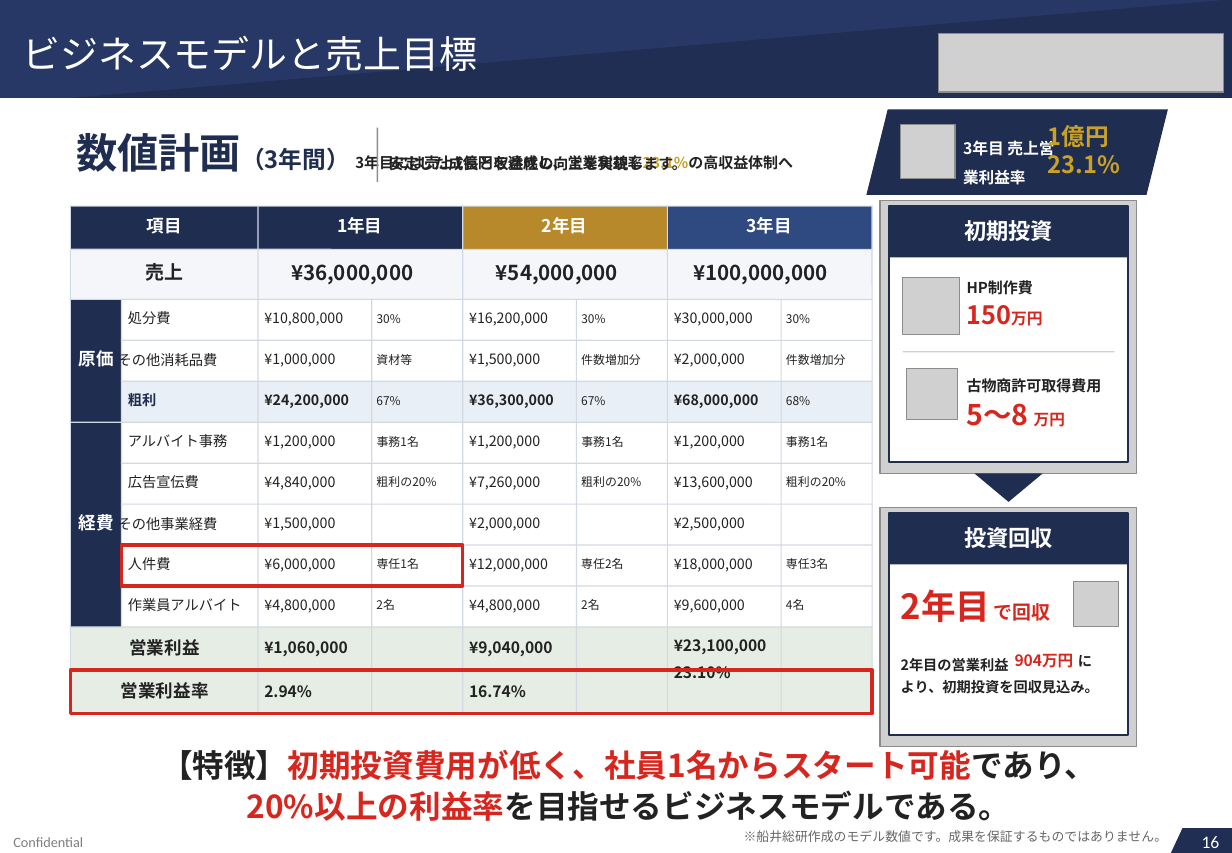
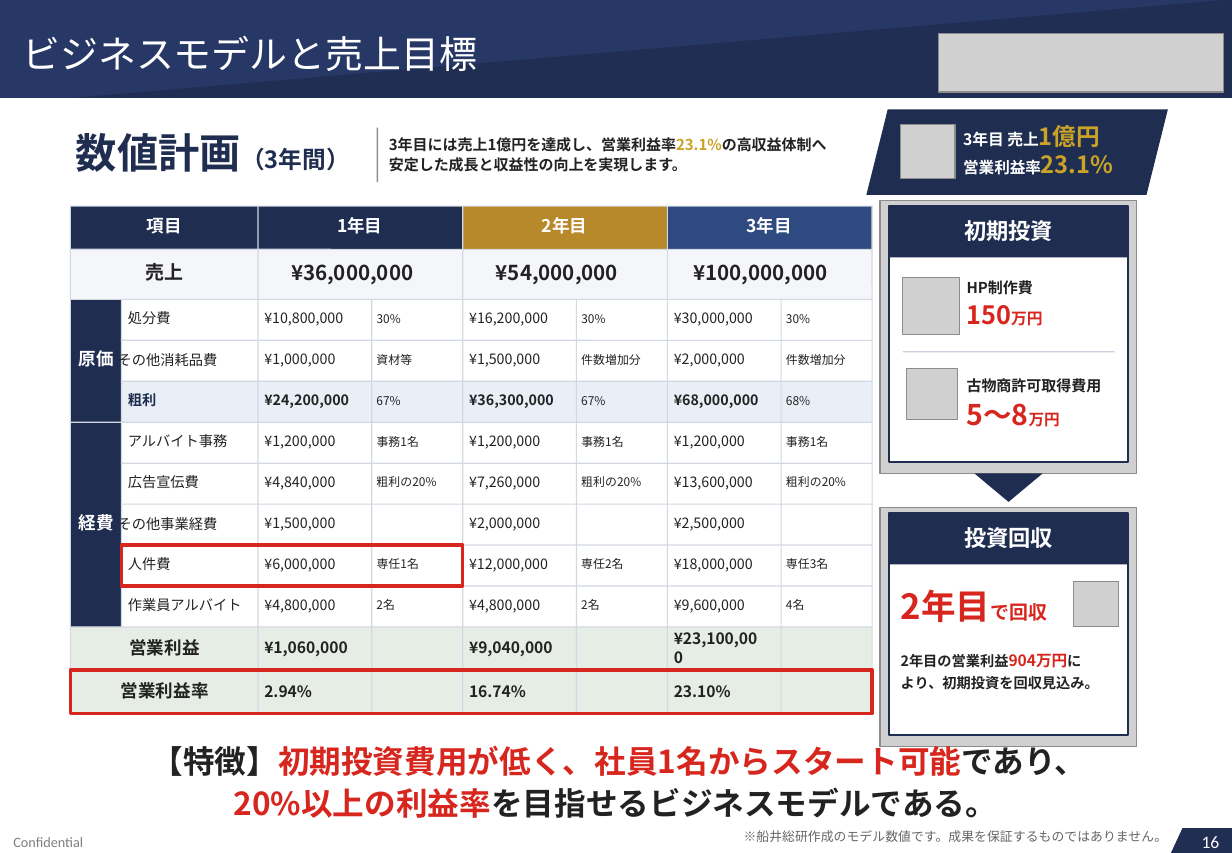
Before and after one commit to soshiro-iki-sys/-, a slide deck: slide 16 of proposals/REVIVAL_LINK様_ご提案書.pptx. Drawn at 1232x853 pixels with LibreOffice and Linux fonts; fonts in the diff are those of the drawing; grey boxes stand for pictures. Boxes give left, top, right and bottom in pixels: in the first picture for what was removed or moved away, otherwise in the second. Text is boxed around its words. In the diff, an @@ line names an element or a change of style, - is before the commit and + after.

```diff
--- a/proposals/REVIVAL_LINK様_ご提案書.pptx
+++ b/proposals/REVIVAL_LINK様_ご提案書.pptx
@@ text at [76, 133, 350, 172]: text changed; size 9.5 to 15 pt; text colour #222222 to #1F2D50 @@
-数値計画（3年間） 3年目には売上1億円を達成し、営業利益率23.1%の高収益体制へ
+数値計画（3年間）
@@ text at [389, 137, 827, 172]: text changed @@
-安定した成長と収益性の向上を実現します。
+3年目には売上1億円を達成し、営業利益率23.1%の高収益体制へ
+安定した成長と収益性の向上を実現します。
@@ text at [963, 125, 1113, 175]: text changed; size 10 to 15 pt @@
-3年目 売上営業利益率
+3年目 売上1億円
+営業利益率23.1%
@@ text removed at [1048, 125, 1120, 174] @@
-1億円
-23.1%
@@ text at [967, 403, 1029, 426]: text changed @@
-5～8
+5～8万円
@@ text removed at [1034, 412, 1065, 427] @@
-万円
@@ text at [901, 589, 991, 622]: text changed @@
-2年目
+2年目で回収
@@ text removed at [993, 603, 1050, 621] @@
-で回収
@@ text at [674, 632, 757, 663]: text changed @@
-¥23,100,000
-23.10%
+¥23,100,00
+0
@@ text at [901, 658, 1009, 672]: paragraph removed @@
-2年目の営業利益
@@ text at [1015, 653, 1074, 668]: text changed; size 9.9 to 9 pt; text colour #D7261E to #222222 @@
-904万円
+2年目の営業利益904万円に
@@ text removed at [1078, 655, 1092, 667] @@
-に
@@ text added at [674, 685, 731, 697], 9.9 pt, text #222222, bold @@
+23.10%
@@ text "より、初期投資を回収見込み。": place and size @@
-text "より、初期投資を回収見込み。" at [901, 658, 1099, 694]
+text "より、初期投資を回収見込み。" at [901, 676, 1099, 690]
@@ text "より、初期投資を回収見込み。" at [901, 676, 1099, 690]: line spacing 13.6pt to 1 @@
@@ text "【特徴】初期投資費用が低く、社員1名からスタート可能であり、": place and size @@
-text "【特徴】初期投資費用が低く、社員1名からスタート可能であり、" at [161, 745, 1096, 821]
+text "【特徴】初期投資費用が低く、社員1名からスタート可能であり、" at [151, 741, 1086, 776]
@@ text "【特徴】初期投資費用が低く、社員1名からスタート可能であり、" at [151, 741, 1086, 776]: alignment centre to left; line spacing 26.3pt to 1 @@
@@ text added at [233, 787, 997, 818], 20 pt, text #222222, bold @@
+20%以上の利益率を目指せるビジネスモデルである。
@@ text at [247, 790, 1011, 821]: paragraph removed @@
-20%以上の利益率を目指せるビジネスモデルである。
```
Also in this commit, not shown: 51 other slides changed, 4 other files.
